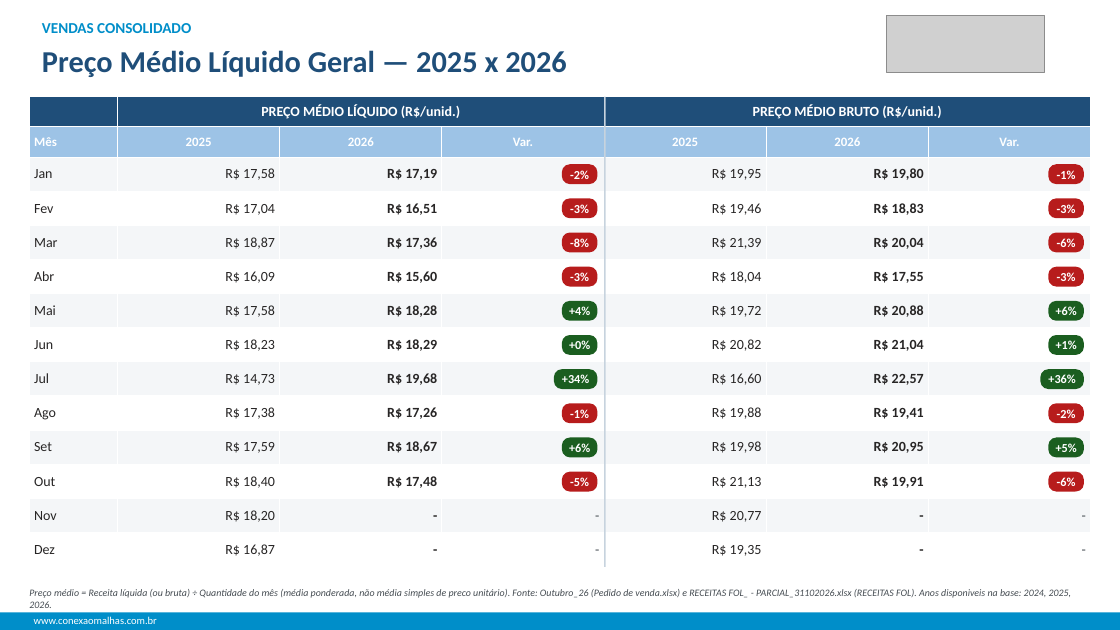
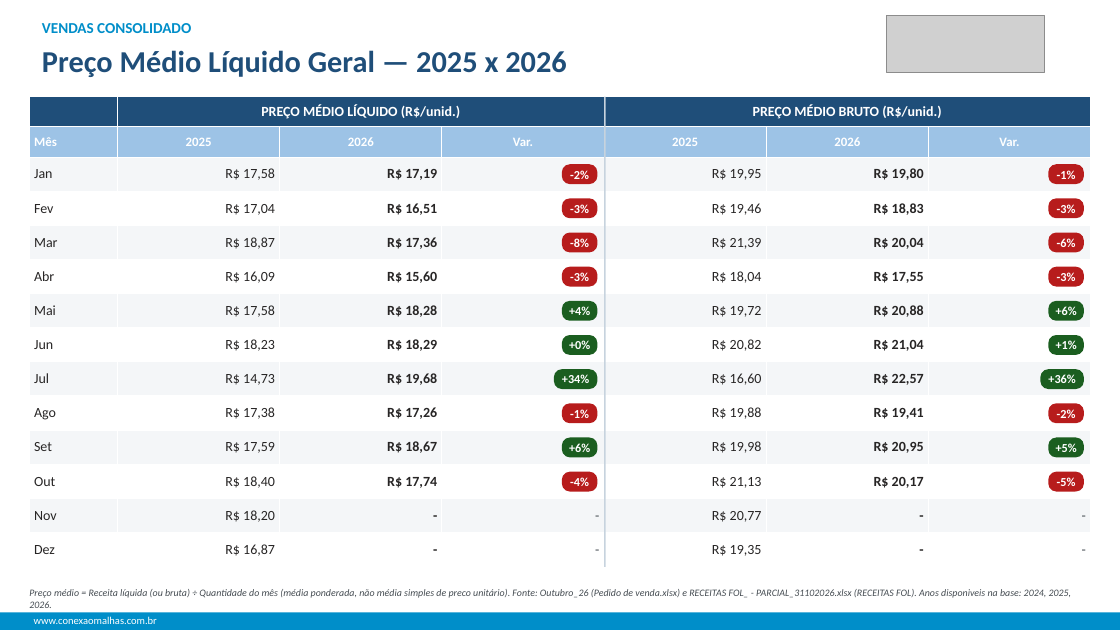
Before and after one commit to titooficial8-ux/gestao-conexao, a slide deck: slide 5 of app/seed_data/vendas_modelo.pptx. Drawn at 1120x630 pixels with LibreOffice and Linux fonts; fonts in the diff are those of the drawing; grey boxes stand for pictures; background and template pictures are left out. Boxes give left, top, right and bottom in pixels: in the first picture for what was removed or moved away, otherwise in the second. Text is boxed around its words. In the diff, an @@ line names an element or a change of style, - is before the commit and + after.

```diff
--- a/app/seed_data/vendas_modelo.pptx
+++ b/app/seed_data/vendas_modelo.pptx
@@ table at [29, 97, 1091, 567] @@
-row 12, column 3: R$ 17,48
+row 12, column 3: R$ 17,74
-row 12, column 6: R$ 19,91
+row 12, column 6: R$ 20,17
@@ text in rounded rectangle at [570, 477, 589, 486]: text changed @@
--5%
+-4%
```
Also in this commit, not shown: 16 other slides changed, 18 slides added, 7 slides removed, 3 other files.
